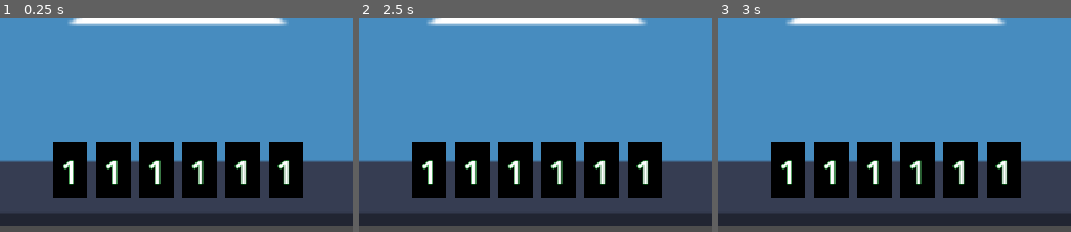
Above: before the commit, frames 1-3 (left to right).
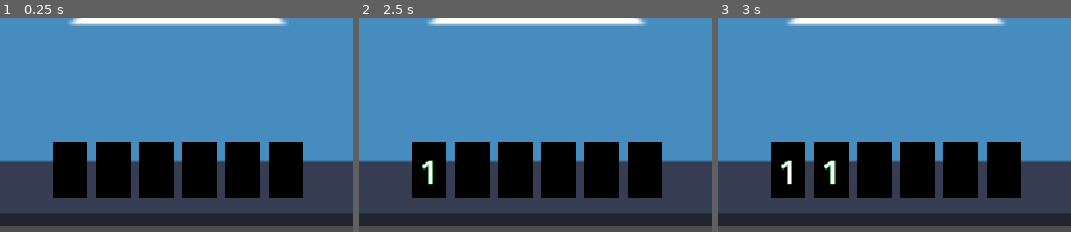
Above: after the commit, the same moments.

Repository: LuWheeze/BOORDLE
Game: Godot game, scene res://scenes/main_game.tscn
Two runs of this game, one before a commit and one after it. Both use one fixed random seed, a clock stepped at 60 frames per second and the inputs below. The engine's default icon, where the game draws it, is replaced by a stand-in: a white triangle on a blue panel in a dark square.
Inputs:
- Up to frame 1 (0.25 s): no input
- Up to frame 2 (2.5 s): tap Enter (ui_accept) at 0.5, 0.77, 1.07, 1.25, 1.52, 1.55, 1.82, 2 s; hold 1 (input_bin) 0.53-1.28 s; tap Backspace (delete, bound only after the commit) at 0.8, 1.35 s; hold Enter (ui_accept) from 2.03 s (still down); tap 1 (input_bin) at 2.3 s
- Up to frame 3 (3 s): release Enter (ui_accept) at 2.78 s; tap 1 (input_bin) at 2.85 s
The pictures show only the part of the screen within x 25-75%, y 50-100%; the shares and areas given below are measured in that part.

The runs differ from the first frame. In frame 1, 1.5% of the frame differs, in the area x 17-83%, y 66-79%; in frame 2, 1.3%; in frame 3, 1.0%.

Commit message:
Add files via upload

Diff:
--- a/boordle/project.godot
+++ b/boordle/project.godot
@@ -33,6 +33,11 @@
 "events": [Object(InputEventKey,"resource_local_to_scene":false,"resource_name":"","device":-1,"window_id":0,"alt_press …(191 unchanged characters)…
 ]
 }
+delete={
+"deadzone": 0.2,
+"events": [Object(InputEventKey,"resource_local_to_scene":false,"resource_name":"","device":-1,"window_id":0,"alt_pressed":false,"shift_pressed":false,"ctrl_pressed":false,"meta_pressed":false,"pressed":false,"keycode":0,"physical_keycode":4194308,"key_label":0,"unicode":0,"location":0,"echo":false,"script":null)
+]
+}
 
 [physics]
 
--- a/boordle/scenes/guess_box.tscn
+++ b/boordle/scenes/guess_box.tscn
@@ -30,6 +30,5 @@
 offset_bottom = 11.5
 grow_horizontal = 2
 grow_vertical = 2
-text = "1"
 label_settings = ExtResource("1_m2a7x")
 horizontal_alignment = 1
--- a/boordle/scenes/main_game.gd
+++ b/boordle/scenes/main_game.gd
@@ -3,8 +3,10 @@
 
 
 @onready var attempt_boxes: VBoxContainer = %AttemptBoxes
+@onready var guess_boxes: HBoxContainer = %GuessBoxes
 
 var guess_array: Array[int]
+var user_guess: Array[Node]
 var ans_array: Array[int]
 var date_dict := Time.get_date_dict_from_system()
 var attempts_made := 0
@@ -14,6 +16,8 @@
 
 func _ready() -> void:
 	set_answer()
+
+	user_guess = guess_boxes.get_children()
 
 func _input(event: InputEvent) -> void:
 	if event.is_action_pressed("ui_accept") and guess_array.size() == 6:
@@ -25,10 +29,8 @@
 	elif event.is_action_pressed("input_bin"):
 		if not set_guess(event):
 			print(guess_array)
-	# DEBUG TEST
-	elif event.is_action_pressed("debug"):
-		for time_unit in date_dict:
-			print("[Key, Value] : %s, %d" % [time_unit, date_dict[time_unit]])
+	elif event.is_action_pressed("delete"):
+		delete_guess()
 
 func set_answer() -> void:
 	var deci_ans := 0
@@ -51,6 +53,9 @@
 		var append_bin = key.as_text()
 
 		guess_array.append(int(append_bin))
+		var idx = guess_array.size() - 1
+		user_guess[idx].binary.text = str(guess_array.back())
+
 		return true
 
 	else: return false
@@ -62,6 +67,10 @@
 		if guess_array[i] == ans_array[i]: matches += 1
 
 	return matches
+
+func delete_guess() -> void:
+	guess_array.pop_back();
+	user_guess[guess_array.size()].binary.text = ""
 
 func display_attempt(matches: int) -> void:
 	var attempt = attempt_entry.instantiate().with_data(guess_array, matches)
@@ -75,7 +84,7 @@
 		print("YOU SUCKK!")
 		# add more end game stuff
 
-	guess_array.clear()
+	clear_guess()
 
 func success(matches: int) -> void:
 	attempts_made += 1
@@ -83,4 +92,10 @@
 	display_attempt(matches)
 
 	# add more end game stuff
+	clear_guess()
+
+func clear_guess() -> void:
 	guess_array.clear()
+
+	for i in range(user_guess.size()):
+		user_guess[i].binary.text = ""
--- a/boordle/scenes/main_game.tscn
+++ b/boordle/scenes/main_game.tscn
@@ -53,6 +53,7 @@
 size_flags_vertical = 0
 
 [node name="GuessBoxes" type="HBoxContainer" parent="MarginContainer/TerminalBG/MarginContainer" unique_id=334469781]
+unique_name_in_owner = true
 propagate_maximum_size = false
 layout_mode = 2
 size_flags_vertical = 8
